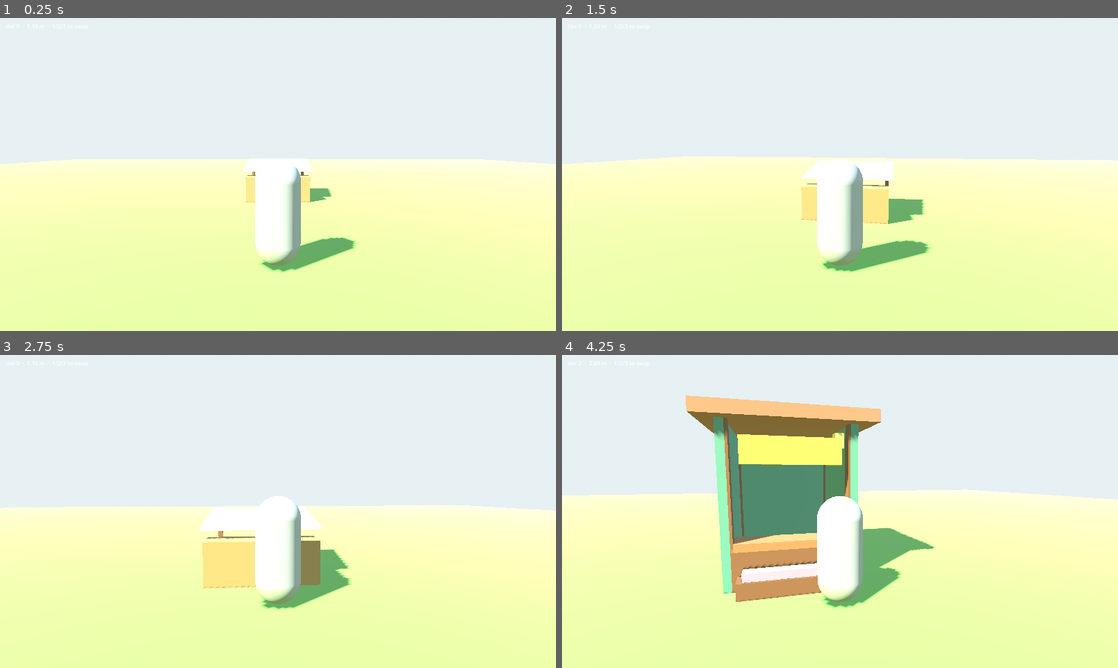
Above: before the commit, frames 1-4 (two rows, left to right).
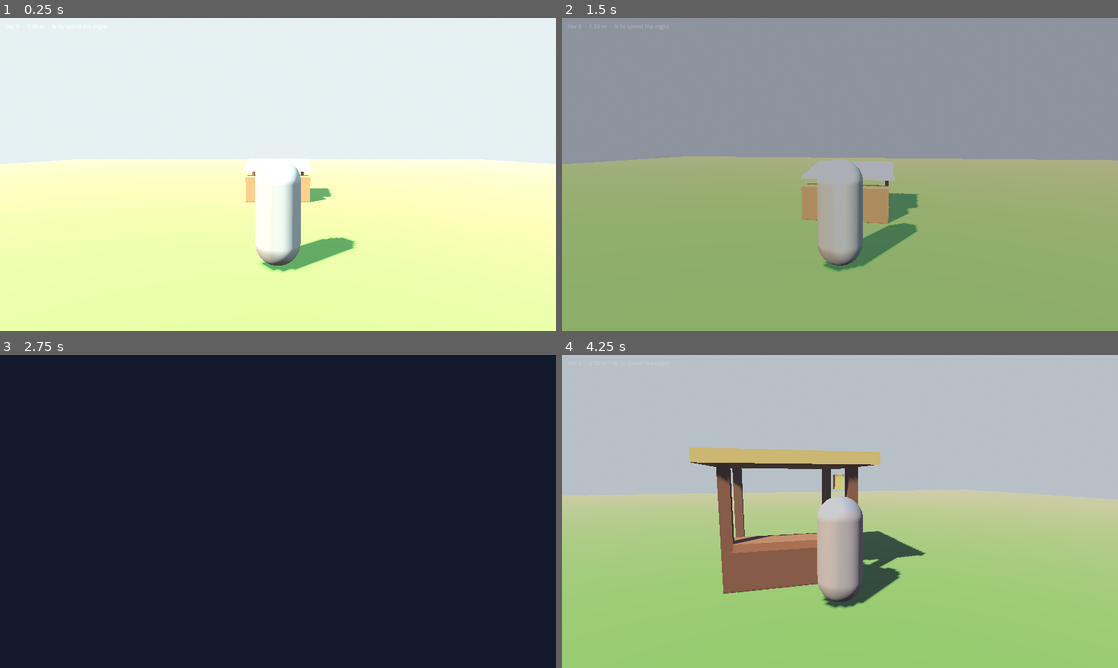
Above: after the commit, the same moments.

Repository: WatcherAtTheThreshold/come-morning
Game: Godot game, scene res://scenes/stall_test.tscn
Two runs of this game, one before a commit and one after it. Both use one fixed random seed, a clock stepped at 60 frames per second and the inputs below.
Inputs (mouse positions are in pixels of both pictures, inside the frame that each line leads up to):
- Up to frame 1 (0.25 s): no input
- Up to frame 2 (1.5 s): tap Enter at 0.5 s; move the mouse to (867, 174) at 0.52 s; hold W (move_forward) from 0.53 s (still down); tap N at 0.6, 1.35 s; move the mouse to (812, 174) at 1.27 s
- Up to frame 3 (2.75 s): keep holding W (move_forward); move the mouse to (289, 505) at 2.02 s; tap 1 at 2.1 s; tap N at 2.3 s
- Up to frame 4 (4.25 s): keep holding W (move_forward); move the mouse to (834, 517) at 2.77 s; tap 2 at 2.85 s; tap N at 3.05, 3.8 s; move the mouse to (878, 514) at 3.52 s; tap 3 at 3.6 s

The runs differ from the first frame. In frame 1, 0.6% of the frame differs, in the area x 44-56%, y 50-80%; in frame 2, 100%; in frame 3, 100%, in the area x 0-100%, y 0-100%; in frame 4, 100%.

Commit message:
The overnight transition — action-plan step 2
N spends the night and the stall comes up one tier. The swap happens while the
screen is dark, so it is never seen: an instant mesh swap reads as a bug, the
same swap hidden inside a night reads as the Kithrin having been busy.

overnight.gd owns the time of day, so "what time is it" has one answer and one
place to change. It exposes two awaitable halves, which lets the caller read as
the sequence it is:

    await overnight.fade_to_night()
    stall.tier += 1
    await overnight.fade_to_morning()

Used a Tween rather than the AnimationPlayer milestone-0.md specifies. The
lighting interpolates between Palette constants, and AnimationPlayer keyframes
would bake those colours into the .tscn, breaking the one-file re-grade and
splitting the sequence in two. Deviation and reasoning recorded in the plan.

Dusk warms and drops the sun toward the horizon rather than only dimming, so it
reads as a sunset. Dawn is slower than dusk because the morning is the payoff.
The overlay fades through Palette.NIGHT, a deep indigo — black is an
interruption, a night sky is a pause.

Verified headless: alpha reaches 1.0, sun energy 1.15 -> 0.55, tier swaps with
only the new tier visible, both return to morning values.

Co-Authored-By: Claude Opus 5 <noreply@anthropic.com>

Diff:
--- a/scenes/stall_test.tscn
+++ b/scenes/stall_test.tscn
@@ -1,9 +1,10 @@
-[gd_scene load_steps=10 format=3]
+[gd_scene load_steps=11 format=3]
 
 [ext_resource type="Script" path="res://scripts/stall_test.gd" id="1_root"]
 [ext_resource type="Script" path="res://scripts/stall.gd" id="2_stall"]
 [ext_resource type="Script" path="res://scripts/player.gd" id="3_player"]
 [ext_resource type="Script" path="res://scripts/tier_debug.gd" id="4_debug"]
+[ext_resource type="Script" path="res://scripts/overnight.gd" id="5_overnight"]
 
 [sub_resource type="ProceduralSkyMaterial" id="SkyMat_1"]
 
@@ -68,11 +69,26 @@
 [node name="TierLabel" type="Label" parent="Debug"]
 offset_left = 16.0
 offset_top = 12.0
-offset_right = 420.0
+offset_right = 520.0
 offset_bottom = 38.0
 text = "tier 0"
+
+[node name="Overnight" type="CanvasLayer" parent="."]
+layer = 10
+script = ExtResource("5_overnight")
+sun_path = NodePath("../Sun")
+world_environment_path = NodePath("../Environment")
+
+[node name="Overlay" type="ColorRect" parent="Overnight"]
+anchor_right = 1.0
+anchor_bottom = 1.0
+grow_horizontal = 2
+grow_vertical = 2
+mouse_filter = 2
+color = Color(0.078, 0.102, 0.18, 0)
 
 [node name="TierDebug" type="Node" parent="."]
 script = ExtResource("4_debug")
 stall_path = NodePath("../Stall")
 label_path = NodePath("../Debug/TierLabel")
+overnight_path = NodePath("../Overnight")
--- /dev/null
+++ b/scripts/overnight.gd
@@ -0,0 +1,92 @@
+extends CanvasLayer
+class_name Overnight
+
+## The signature moment. Hand over goods, the day closes, and come morning the
+## stall is different — the player never watches the building happen.
+##
+## This owns the time of day. Nothing else should touch the sun or the sky, so
+## that "what time is it" has exactly one answer and one place to change.
+##
+## Used as two awaitable halves, so the caller reads as the sequence it is:
+##
+##     await overnight.fade_to_night()
+##     stall.tier += 1                  # never seen — the screen is dark
+##     await overnight.fade_to_morning()
+##
+## The tier change goes BETWEEN them on purpose. An instant mesh swap reads as
+## a bug; the same swap hidden inside a night reads as the Kithrin having been
+## busy while you slept. This is cheaper than any build animation and does more
+## emotional work.
+
+# --- Pacing. These are the whole tuning surface. --------------------------
+const DUSK_TIME := 1.6      ## day draining to dark. The light warms as it goes.
+const NIGHT_TIME := 0.9     ## how long the dark is held. The work happens here.
+const DAWN_TIME := 2.0      ## slower than dusk — the payoff is allowed to linger.
+
+const SUN_ANGLE_MORNING := Vector3(-42.0, 128.0, 0.0)
+const SUN_ANGLE_EVENING := Vector3(-8.0, 196.0, 0.0)   ## low and swung west
+const SUN_ENERGY_MORNING := 1.15
+const SUN_ENERGY_EVENING := 0.55
+
+@export var sun_path: NodePath
+@export var world_environment_path: NodePath
+
+@onready var _overlay: ColorRect = $Overlay
+@onready var _sun: DirectionalLight3D = get_node(sun_path)
+@onready var _world_env: WorldEnvironment = get_node(world_environment_path)
+
+var _sky_material: ProceduralSkyMaterial
+var _running := false
+
+
+func _ready() -> void:
+	_sky_material = _world_env.environment.sky.sky_material as ProceduralSkyMaterial
+	_overlay.color = Color(Palette.NIGHT, 0.0)
+	set_time_of_day(0.0)
+
+
+func is_running() -> bool:
+	return _running
+
+
+## Day drains to dark. The light warms and drops toward the horizon as it goes,
+## so the evening is *lit* differently rather than merely dimmer — a screen that
+## only darkens reads as a fade-out, not as a sunset.
+func fade_to_night() -> void:
+	if _running:
+		return
+	_running = true
+
+	var tween := create_tween()
+	tween.set_ease(Tween.EASE_IN).set_trans(Tween.TRANS_SINE)
+	tween.tween_method(set_time_of_day, 0.0, 1.0, DUSK_TIME)
+	tween.parallel().tween_property(_overlay, "color:a", 1.0, DUSK_TIME)
+	tween.tween_interval(NIGHT_TIME)
+	await tween.finished
+
+
+## Morning. The world is relit before the overlay lifts, so the first thing the
+## player sees is already the new day — never a cross-fade between two states.
+func fade_to_morning() -> void:
+	set_time_of_day(0.0)
+
+	var tween := create_tween()
+	tween.set_ease(Tween.EASE_OUT).set_trans(Tween.TRANS_SINE)
+	tween.tween_property(_overlay, "color:a", 0.0, DAWN_TIME)
+	await tween.finished
+
+	_running = false
+
+
+## 0.0 is morning, 1.0 is evening. Every colour comes from Palette, so the whole
+## day re-grades from one file.
+func set_time_of_day(t: float) -> void:
+	_sun.light_color = Palette.SUN_MORNING.lerp(Palette.SUN_EVENING, t)
+	_sun.light_energy = lerpf(SUN_ENERGY_MORNING, SUN_ENERGY_EVENING, t)
+	_sun.rotation_degrees = SUN_ANGLE_MORNING.lerp(SUN_ANGLE_EVENING, t)
+
+	_sky_material.sky_top_color = Palette.SKY_MORNING.lerp(Palette.SKY_EVENING, t)
+	_sky_material.sky_horizon_color = Palette.HORIZON_MORNING.lerp(Palette.HORIZON_EVENING, t)
+	_sky_material.ground_horizon_color = Palette.HORIZON_MORNING.lerp(Palette.HORIZON_EVENING, t)
+
+	_world_env.environment.fog_light_color = Palette.FOG_MORNING.lerp(Palette.FOG_EVENING, t)
--- a/scripts/palette.gd
+++ b/scripts/palette.gd
@@ -51,6 +51,11 @@
 const LANTERN      := Color("ffc466")   ## tier 1's promise: open after dark
 const ACCENT       := Color("e0a63c")   ## signage, markers, the tier 2 sign
 
+## What the screen fades through on the way to morning. A deep indigo rather
+## than black — black is an interruption, a night sky is a pause. The player
+## should feel time passing, not feel the game stop.
+const NIGHT        := Color("141a2e")
+
 ## The dark behind readable text. A near-black with the world's warmth in it
 ## rather than pure black, so text sits in the scene instead of on top of it.
 const INK          := Color(0.09, 0.07, 0.06)
--- a/scripts/stall_test.gd
+++ b/scripts/stall_test.gd
@@ -1,35 +1,15 @@
 extends Node3D
 
-## The grey-box checkpoint scene — action-plan step 1.
+## The grey-box checkpoint scene — action-plan steps 1 and 2.
 ##
-## Sky, sun and ground colours are assigned here from Palette rather than saved
-## into the .tscn, so the whole scene re-grades from one file. The .tscn holds
-## structure only.
+## Deliberately thin. Time of day belongs to overnight.gd and the stall belongs
+## to stall.gd; all that is left here is the ground the whole thing stands on.
 ##
-## The sun is deliberately morning-side. Come Morning's payoff moment is a
-## morning, and evaluating the tier ladder under any other light is evaluating
-## the wrong picture.
+## Colours are assigned at runtime from Palette rather than saved into the .tscn,
+## so the scene re-grades from one file.
 
-const SUN_ANGLE := Vector3(-42.0, 128.0, 0.0)  ## degrees — low and from behind-left
-const SUN_ENERGY := 1.15
-
-@onready var _world_env: WorldEnvironment = $Environment
-@onready var _sun: DirectionalLight3D = $Sun
 @onready var _ground: CSGBox3D = $Ground
 
 
 func _ready() -> void:
-	_sun.rotation_degrees = SUN_ANGLE
-	_sun.light_color = Palette.SUN_MORNING
-	_sun.light_energy = SUN_ENERGY
-
 	_ground.material = Palette.solid(Palette.GRASS)
-
-	var env := _world_env.environment
-	var sky_material := env.sky.sky_material as ProceduralSkyMaterial
-	sky_material.sky_top_color = Palette.SKY_MORNING
-	sky_material.sky_horizon_color = Palette.HORIZON_MORNING
-	sky_material.ground_horizon_color = Palette.HORIZON_MORNING
-	sky_material.ground_bottom_color = Palette.GRASS
-
-	env.fog_light_color = Palette.FOG_MORNING
--- a/scripts/tier_debug.gd
+++ b/scripts/tier_debug.gd
@@ -6,14 +6,23 @@
 ## lands. From then on the tier is driven by game state, and a leftover key that
 ## sets it directly is a debug path that will quietly outlive its usefulness.
 ##
+## What replaces it is narrow: step 4 swaps the N key for walking up and pressing
+## E. The overnight sequence in _pass_night() is the real thing and moves across
+## unchanged — only the trigger is scaffolding.
+##
 ## These keys are deliberately NOT registered in project.godot's input map. An
 ## input action survives the milestone; a doomed script cannot.
+##
+##   1 / 2 / 3   jump straight to a tier, for comparing them side by side
+##   N           spend the night and come up one tier — the actual moment
 
 @export var stall_path: NodePath
 @export var label_path: NodePath
+@export var overnight_path: NodePath
 
 @onready var _stall: Stall = get_node(stall_path)
 @onready var _label: Label = get_node(label_path)
+@onready var _overnight: Overnight = get_node(overnight_path)
 
 
 func _ready() -> void:
@@ -26,6 +35,8 @@
 	var key_event := event as InputEventKey
 	if not key_event.pressed or key_event.echo:
 		return
+	if _overnight.is_running():
+		return
 
 	match key_event.physical_keycode:
 		KEY_1:
@@ -34,13 +45,30 @@
 			_stall.tier = 1
 		KEY_3:
 			_stall.tier = 2
+		KEY_N:
+			_pass_night()
+			return
 		_:
 			return
 
 	_refresh()
 
 
+## The sequence, spelled out in the order it happens. The tier changes while the
+## screen is dark, so the swap itself is never on screen — that is the whole
+## trick, and it is three lines.
+func _pass_night() -> void:
+	if _stall.tier >= Stall.TIER_COUNT - 1:
+		return
+
+	await _overnight.fade_to_night()
+	_stall.tier += 1
+	_refresh()
+	await _overnight.fade_to_morning()
+
+
 func _refresh() -> void:
-	_label.text = "tier %d  ·  %.2f m  ·  1/2/3 to swap" % [
-		_stall.tier, Stall.TIER_HEIGHT[_stall.tier]
+	var hint := "N to spend the night" if _stall.tier < Stall.TIER_COUNT - 1 else "1 to start over"
+	_label.text = "tier %d  ·  %.2f m  ·  %s" % [
+		_stall.tier, Stall.TIER_HEIGHT[_stall.tier], hint
 	]
Not shown, added: scripts/overnight.gd.uid
Not shown, changed: docs/design/action-plan.md
